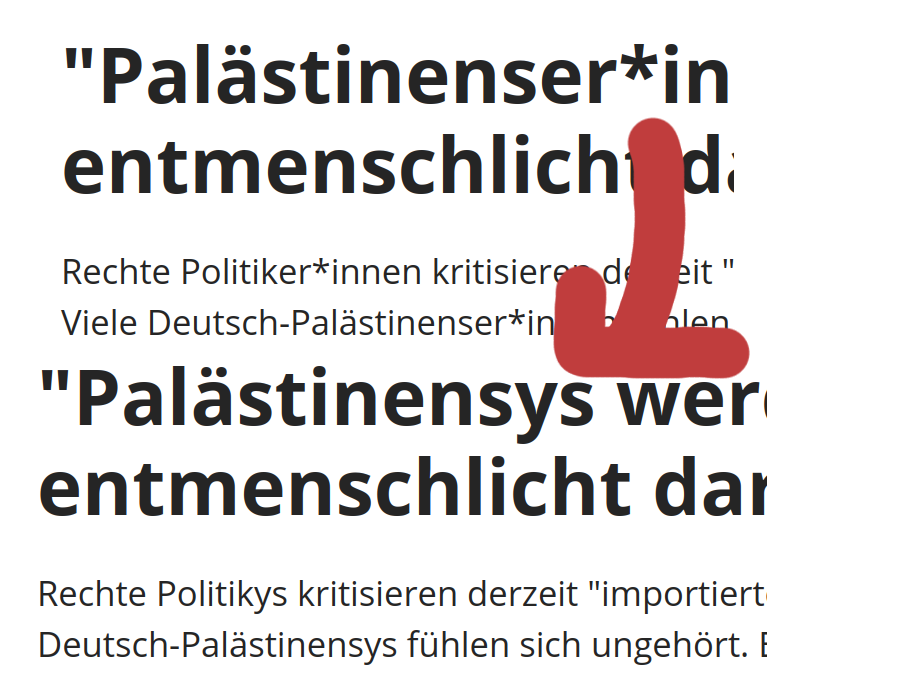
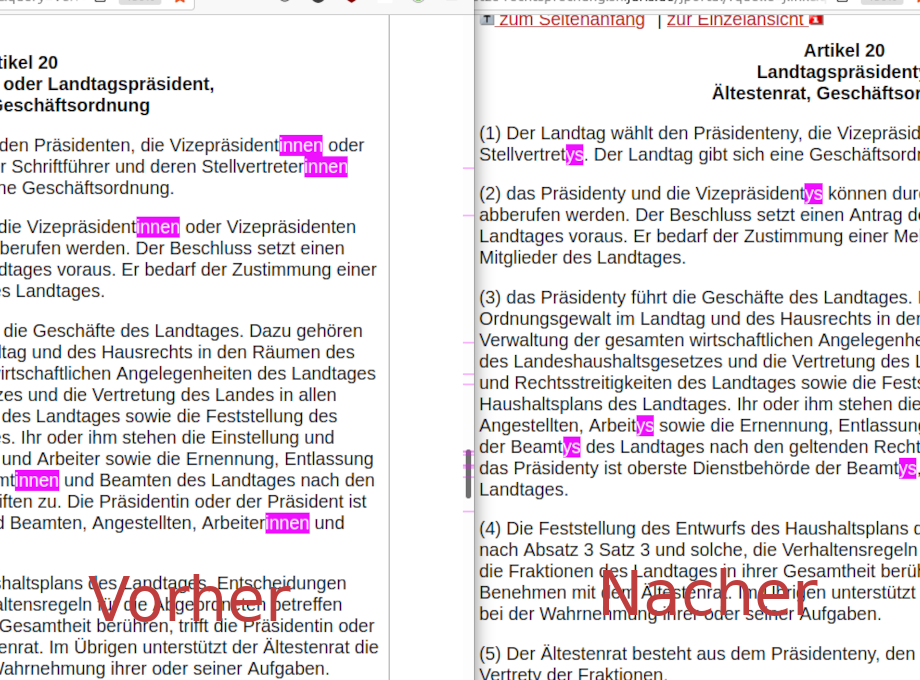
Layers edited between the first and the second (920, 680) image:
added layer "Nacher" above "Vorher" over [603, 568, 818, 616]
added layer "Vorher" above "Layer" over [88, 574, 291, 622]
painted on "Layer" over [0, 0, 920, 680]
removed layer "result-screenshot.png copy" over [0, 335, 767, 680]
removed layer "orignal-screenshot.png copy" over [28, 14, 734, 432]
